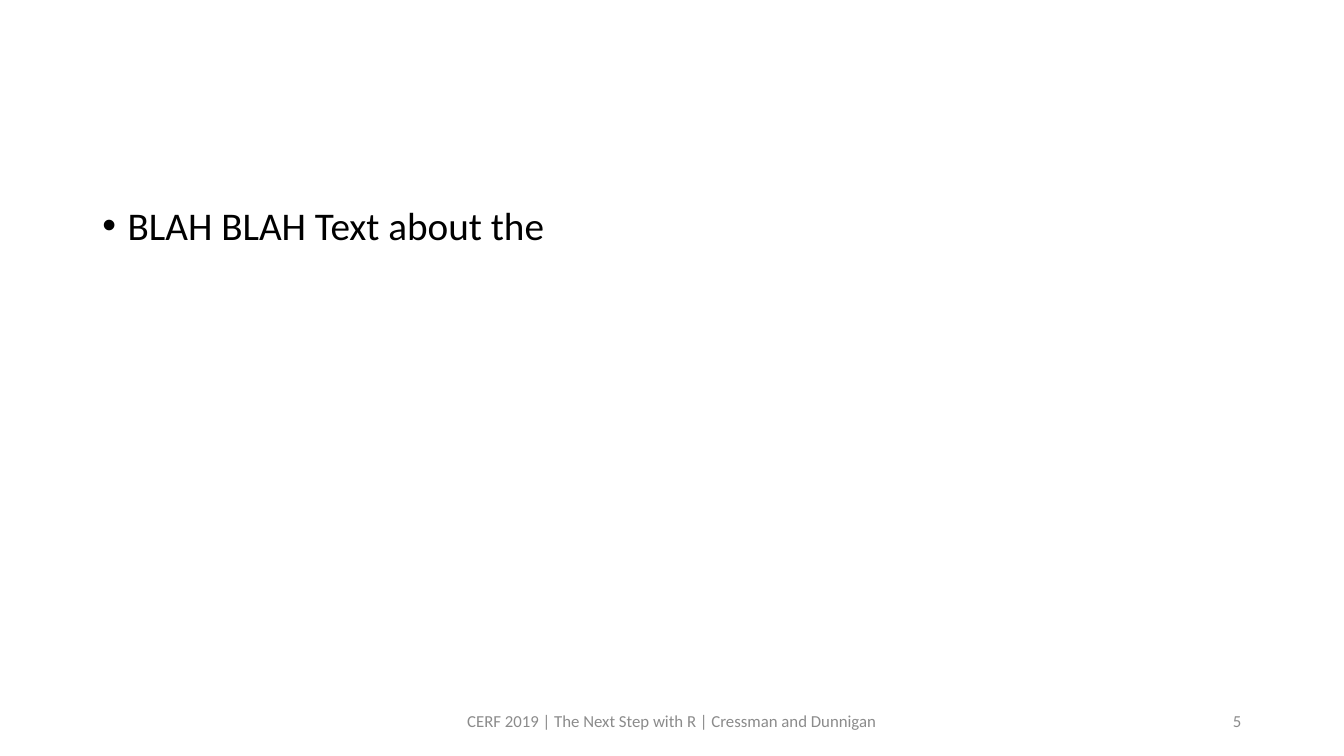
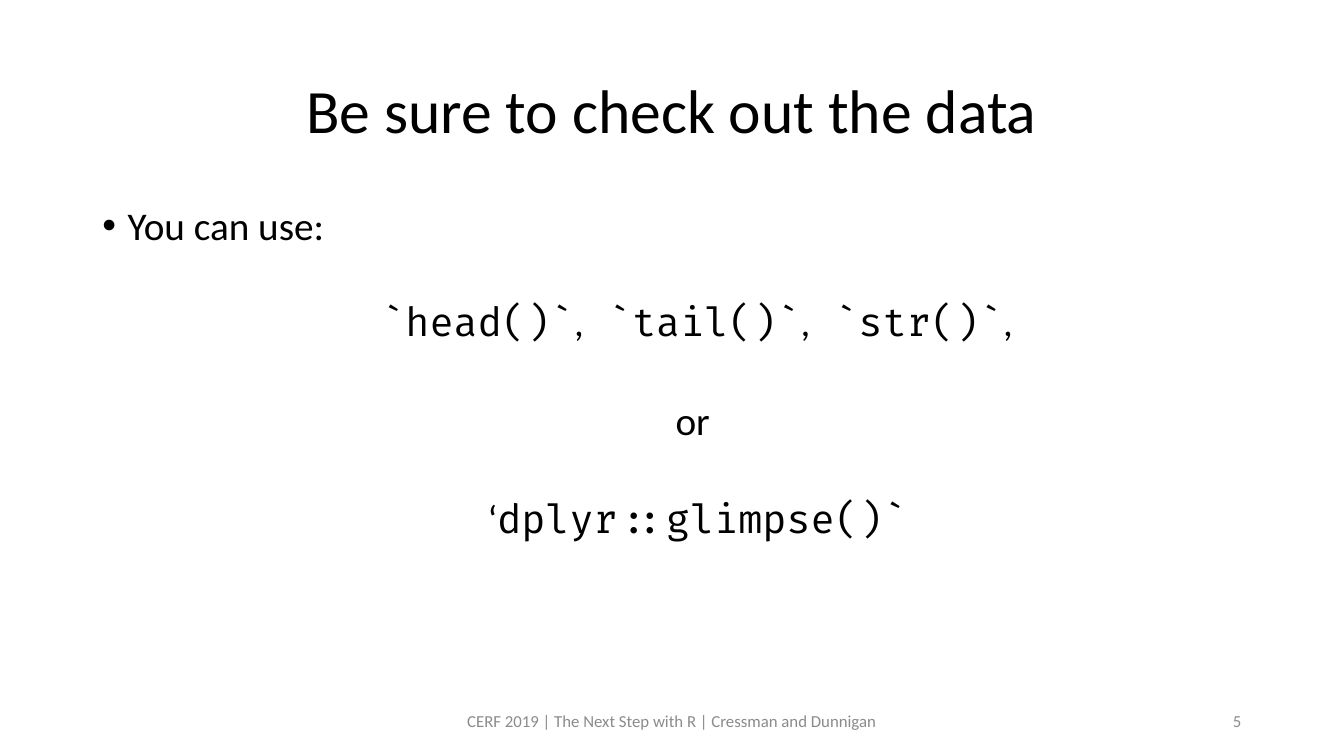
Before and after one commit to swmpkim/2019_CERF, a slide deck: slide 5 of slides/01_Visualize.pptx. Drawn at 1344x756 pixels with LibreOffice and Linux fonts; fonts in the diff are those of the drawing. Boxes give left, top, right and bottom in pixels: in the first picture for what was removed or moved away, otherwise in the second. Text is boxed around its words. In the diff, an @@ line names an element or a change of style, - is before the commit and + after.

```diff
--- a/slides/01_Visualize.pptx
+++ b/slides/01_Visualize.pptx
@@ title added at <box>306,90,1037,134</box>, 44 pt, text #000000 @@
+Be sure to check out the data
@@ text at <box>128,215,1012,542</box>: text changed; font Calibri to Fira Code @@
-• BLAH BLAH Text about the
+• You can use:
+  `head()`, `tail()`, `str()`,
+  or
+  ‘dplyr::glimpse()`
```
Also in this commit, not shown: 5 other slides changed, 16 slides added, 1 other file.
